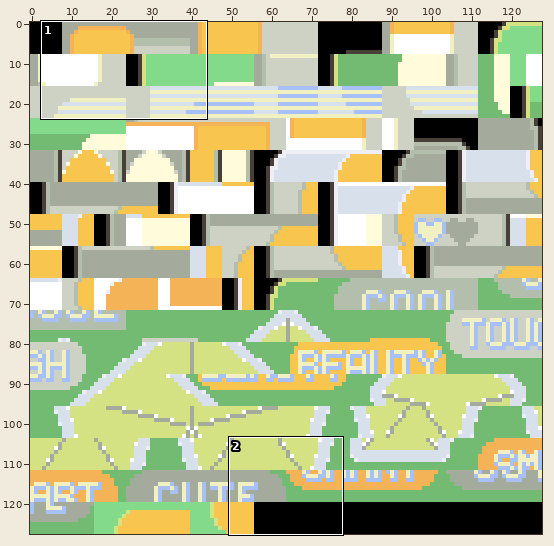
Edited in one commit: sprite sheet (graphics/summary_screen/tiles.png). The picture above shows the old version from afar; the outline marks the close-up.
Close-up. First the earlier version:
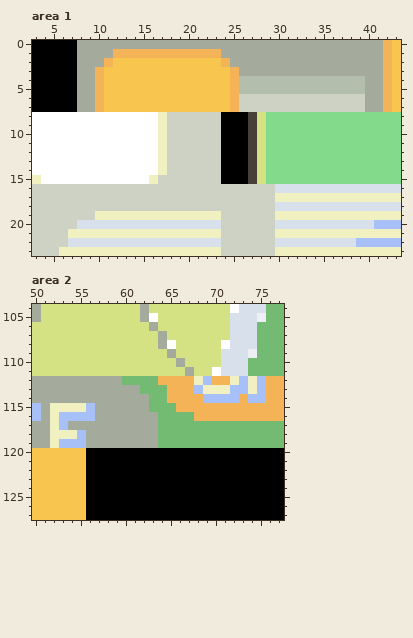
The file is 128x128 pixels. Shown: area 1: x 3..43, y 0..23; area 2: x 50..77, y 104..127.
After the commit:
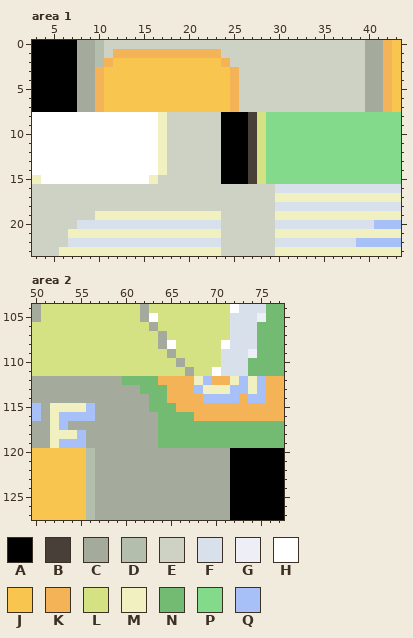
Palette (. is transparent): A #000000  B #484038  C #a4aa9c  D #b4beac  E #cdd2c5  F #d8e0eb  G #eeeef6  H #ffffff  J #f8c64f  K #f5b358  L #d5e283  M #f0f0c0  N #73ba73  P #83da8b  Q #a8c0f8
What changed:
--- area 1
@@ x 3..43 @@
- 0 AAAAACCCCCCCCCCCCCCCCCCCCCCCCCCCCCCCCCCKJ
- 1 AAAAACCCCKKKKKKKKKKKKCCCCCCCCCCCCCCCCCCKJ
- 2 AAAAACCCKJJJJJJJJJJJJKCCCCCCCCCCCCCCCCCKJ
- 3 AAAAACCKJJJJJJJJJJJJJJKCCCCCCCCCCCCCCCCKJ
- 4 AAAAACCKJJJJJJJJJJJJJJKDDDDDDDDDDDDDDCCKJ
- 5 AAAAACCKJJJJJJJJJJJJJJKDDDDDDDDDDDDDDCCKJ
+ 0 AAAAACCDEEEEEEEEEEEEEEEEEEEEEEEEEEEEECCKJ
+ 1 AAAAACCDEKKKKKKKKKKKKEEEEEEEEEEEEEEEECCKJ
+ 2 AAAAACCDKJJJJJJJJJJJJKEEEEEEEEEEEEEEECCKJ
+ 3 AAAAACCKJJJJJJJJJJJJJJKEEEEEEEEEEEEEECCKJ
+ 4 AAAAACCKJJJJJJJJJJJJJJKEEEEEEEEEEEEEECCKJ
+ 5 AAAAACCKJJJJJJJJJJJJJJKEEEEEEEEEEEEEECCKJ
  6 AAAAACCKJJJJJJJJJJJJJJKEEEEEEEEEEEEEECCKJ
--- area 2
@@ x 50..77 @@
 119 CCMQQQCCCCCCCCNNNNNNNNNNNNNN
-120 JJJJJJAAAAAAAAAAAAAAAAAAAAAA
-121 JJJJJJAAAAAAAAAAAAAAAAAAAAAA
-122 JJJJJJAAAAAAAAAAAAAAAAAAAAAA
-123 JJJJJJAAAAAAAAAAAAAAAAAAAAAA
-124 JJJJJJAAAAAAAAAAAAAAAAAAAAAA
-125 JJJJJJAAAAAAAAAAAAAAAAAAAAAA
-126 JJJJJJAAAAAAAAAAAAAAAAAAAAAA
-127 JJJJJJAAAAAAAAAAAAAAAAAAAAAA
+120 JJJJJJDCCCCCCCCCCCCCCCAAAAAA
+121 JJJJJJDCCCCCCCCCCCCCCCAAAAAA
+122 JJJJJJDCCCCCCCCCCCCCCCAAAAAA
+123 JJJJJJDCCCCCCCCCCCCCCCAAAAAA
+124 JJJJJJDCCCCCCCCCCCCCCCAAAAAA
+125 JJJJJJDCCCCCCCCCCCCCCCAAAAAA
+126 JJJJJJDCCCCCCCCCCCCCCCAAAAAA
+127 JJJJJJDCCCCCCCCCCCCCCCAAAAAA
Boxes around the changes in both close-ups, in picture pixels (x1, y1, x2, y2):
changed: (95, 40, 365, 94)
changed: (86, 448, 230, 520)
